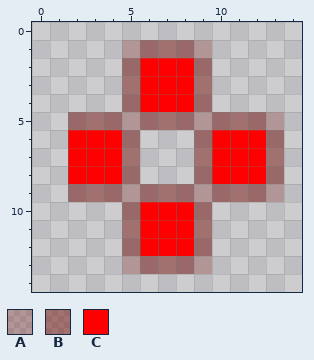
Pixel-art sprite, stored at source/data/move.png. Above, as it was before the edit.
The file is 15x15 pixels. Pixels under 10% opacity are left out. Colours within 5 levels of each other are drawn and written as one.
Palette (. is transparent): A #6d090549  B #6f0a0578  C #ff0000
Pixels before, first column x 2:
 1 ...ABBBA....
 2 ...BCCCB....
 3 ...BCCCB....
 4 ...BCCCB....
 5 BBBABBBABBBA
 6 CCCB...BCCCB
 7 CCCB...BCCCB
 8 CCCB...BCCCB
 9 BBBABBBABBBA
10 ...BCCCB....
11 ...BCCCB....
12 ...BCCCB....
13 ...ABBBA....
After:
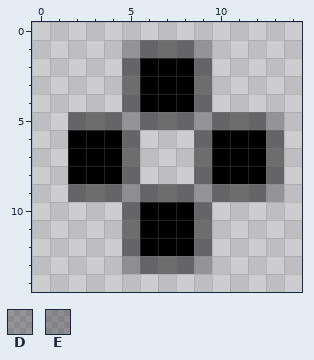
Colours new in this view: D #00000047  E #0000004e
Edits made:
{"colour":"B","old":"#6f0a0578","new":"#00000078"}
{"colour":"C","old":"#ff0000","new":"#000000"}
{"y":1,"x":5,"old":"A","new":"D"}
{"y":1,"x":9,"old":"A","new":"D"}
{"y":5,"x":5,"old":"A","new":"D"}
{"y":5,"x":9,"old":"A","new":"D"}
{"y":5,"x":13,"old":"A","new":"D"}
{"y":9,"x":5,"old":"A","new":"E"}
{"y":9,"x":9,"old":"A","new":"D"}
{"y":9,"x":13,"old":"A","new":"D"}
{"y":13,"x":5,"old":"A","new":"E"}
{"y":13,"x":9,"old":"A","new":"D"}
{"label":"changed","picture_box":[68,40,284,274]}
